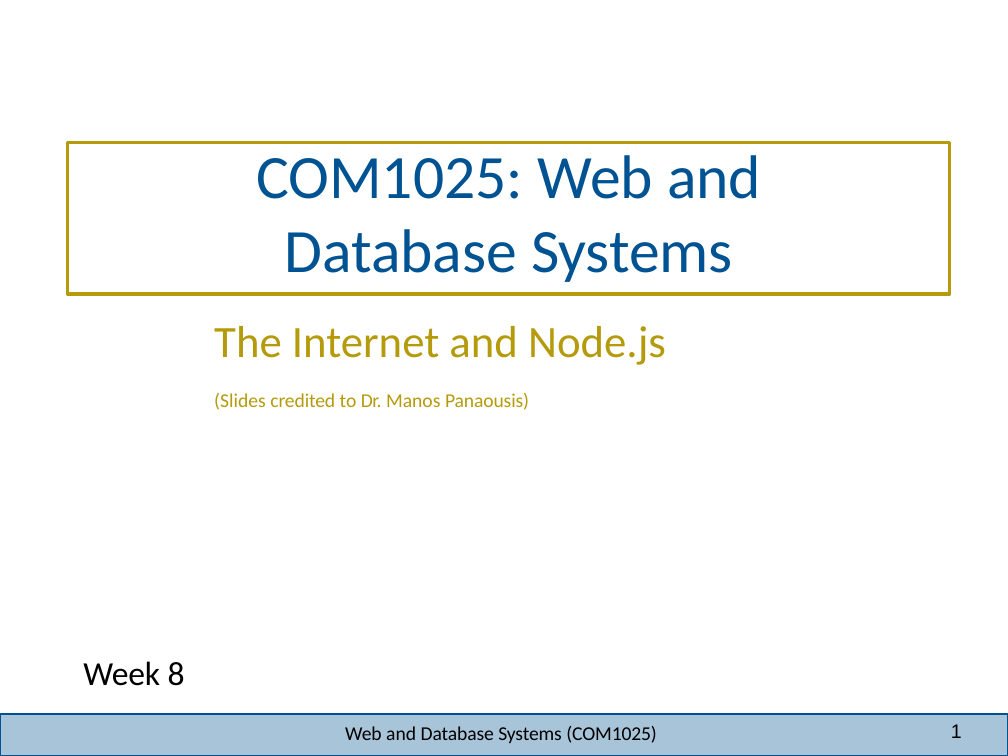
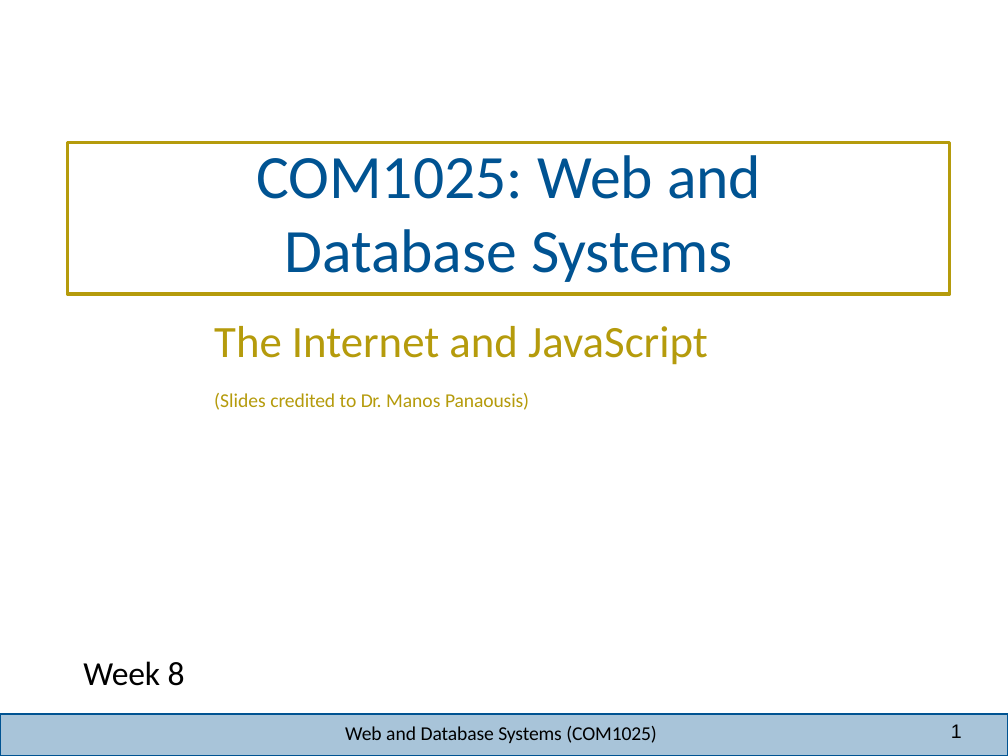
Before and after one commit to joeappleton18/WEB-AND-DATABASE-SYSTEMS, a slide deck: slide 1 of week-8/lecture/lecture.pptx. Drawn at 1008x756 pixels with LibreOffice and Linux fonts; fonts in the diff are those of the drawing; background and template pictures are left out. Boxes give left, top, right and bottom in pixels: in the first picture for what was removed or moved away, otherwise in the second. Text is boxed around its words. In the diff, an @@ line names an element or a change of style, - is before the commit and + after.

```diff
--- a/week-8/lecture/lecture.pptx
+++ b/week-8/lecture/lecture.pptx
@@ text at [214,326,708,365]: text changed @@
-The Internet and Node.js
+The Internet and JavaScript
```
Also in this commit, not shown: 9 other slides changed, 3 slides added, 29 slides removed, 20 other files.
